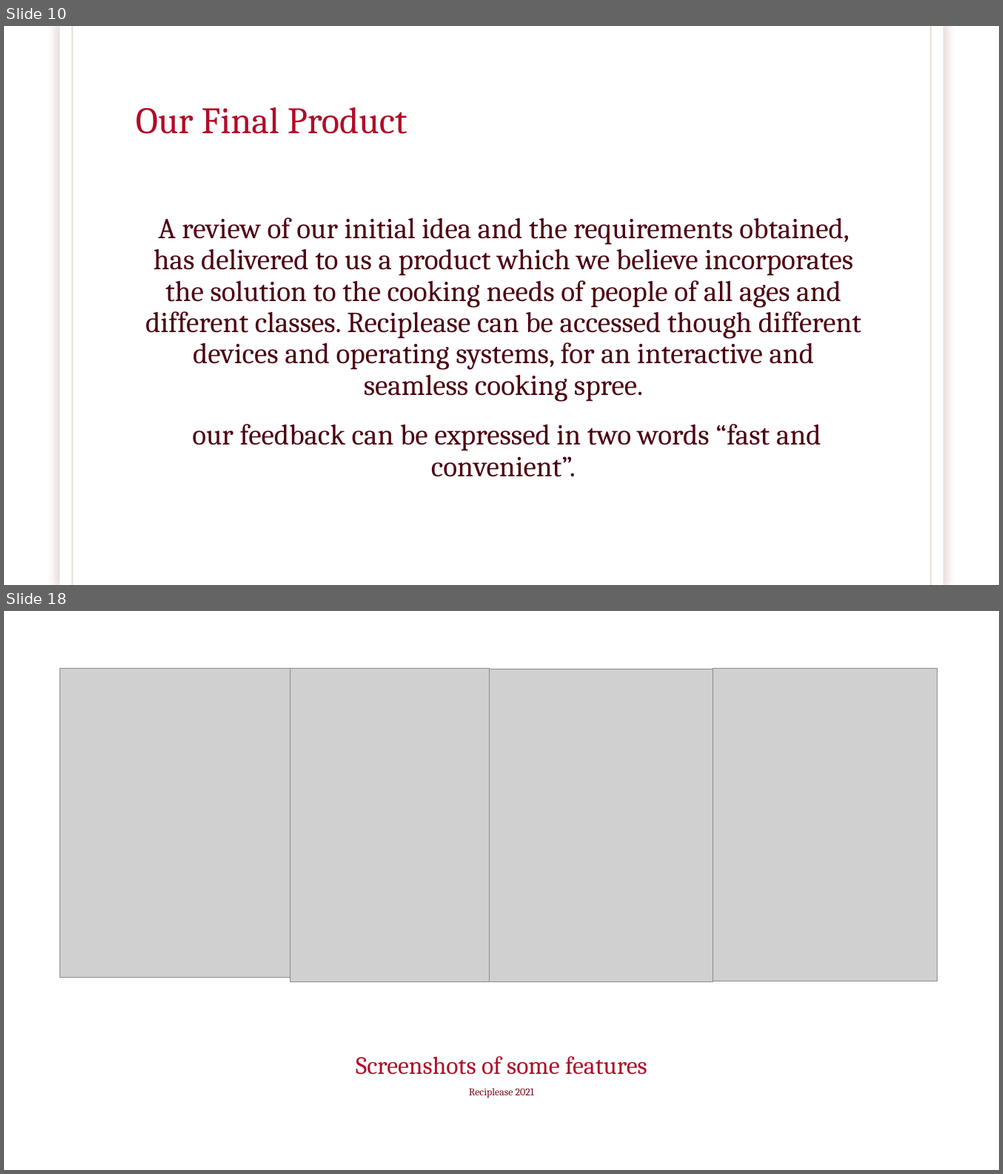
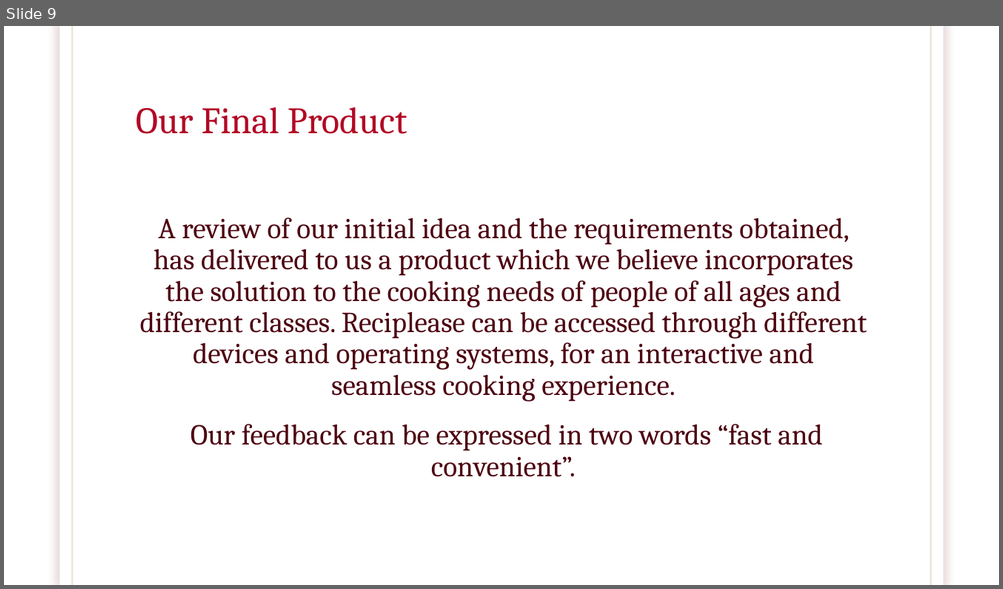
Before and after one commit to brawer88/NewRepo---Capstone, a slide deck: RECIPLEASE.pptx. Shown one above the other, each under a label of ours: slides 10 and 18 before the commit, slide 9 after it; the slides between them are not shown. The pictures are 1003x1174 and 1003x589 pixels, drawn with LibreOffice and Linux fonts; fonts in the diff are those of the drawing; grey boxes stand for pictures; background and template pictures are left out. Boxes give left, top, right and bottom in pixels: in the first picture for what was removed or moved away, otherwise in the second. Text is boxed around its words. In the diff, an @@ line names an element or a change of style, - is before the commit and + after.

Commit message:
dbReciplease update

```diff
--- a/RECIPLEASE.pptx
+++ b/RECIPLEASE.pptx
@@ slide 18 removed at <box>4,611,999,1170</box>, background picture (left out) @@
@@ picture removed at <box>60,669,290,978</box> @@
@@ picture removed at <box>290,669,489,982</box> @@
@@ picture removed at <box>489,669,713,982</box> @@
@@ picture removed at <box>713,669,936,982</box> @@
@@ title removed at <box>356,1056,647,1075</box> @@
-Screenshots of some features
@@ subtitle removed at <box>469,1088,534,1098</box> @@
-Reciplease 2021
@@ what was slide 10 is now slide 9 @@
@@ slide 9 changed as well @@
@@ rectangle at <box>60,26,942,585</box>: shadow changed @@
@@ text at <box>140,218,866,477</box>: text changed @@
-A review of our initial idea and the requirements obtained, has delivered to us a product which we believe incorporates the solution to the cooking needs of people of all ages and different classes. Reciplease can be accessed though different devices and operating systems, for an interactive and seamless cooking spree.
-our feedback can be expressed in two words “fast and convenient”.
+A review of our initial idea and the requirements obtained, has delivered to us a product which we believe incorporates the solution to the cooking needs of people of all ages and different classes. Reciplease can be accessed through different devices and operating systems, for an interactive and seamless cooking experience.
+Our feedback can be expressed in two words “fast and convenient”.
```
Also in this commit, not shown: 12 other slides changed, 1 slide added, 8 other slides removed, 2 other files.
